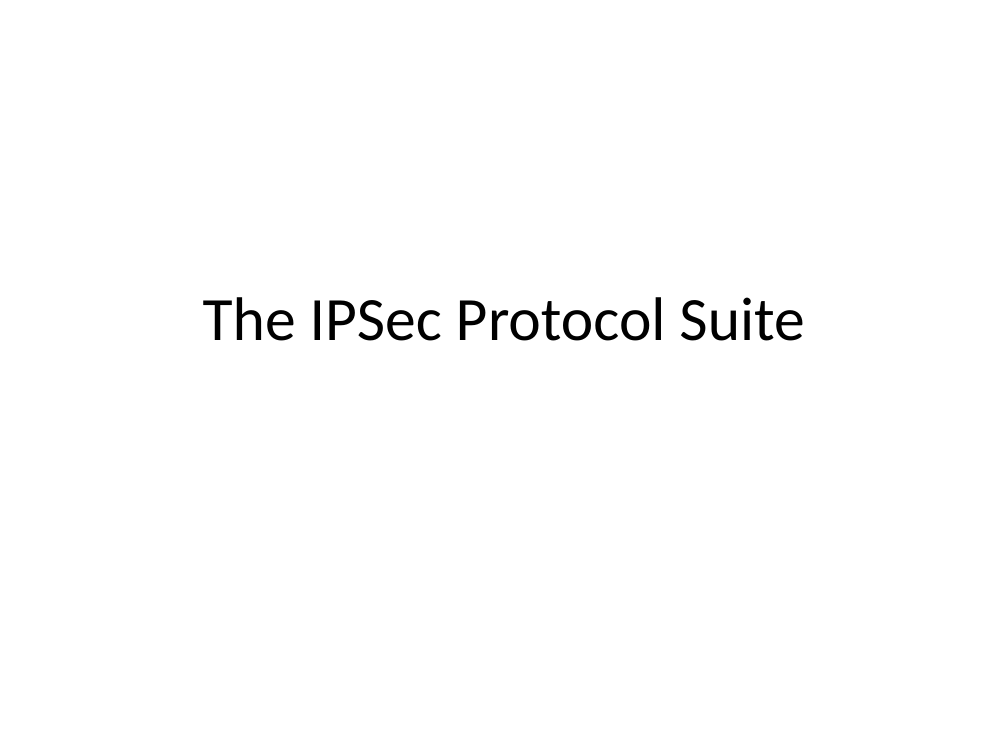
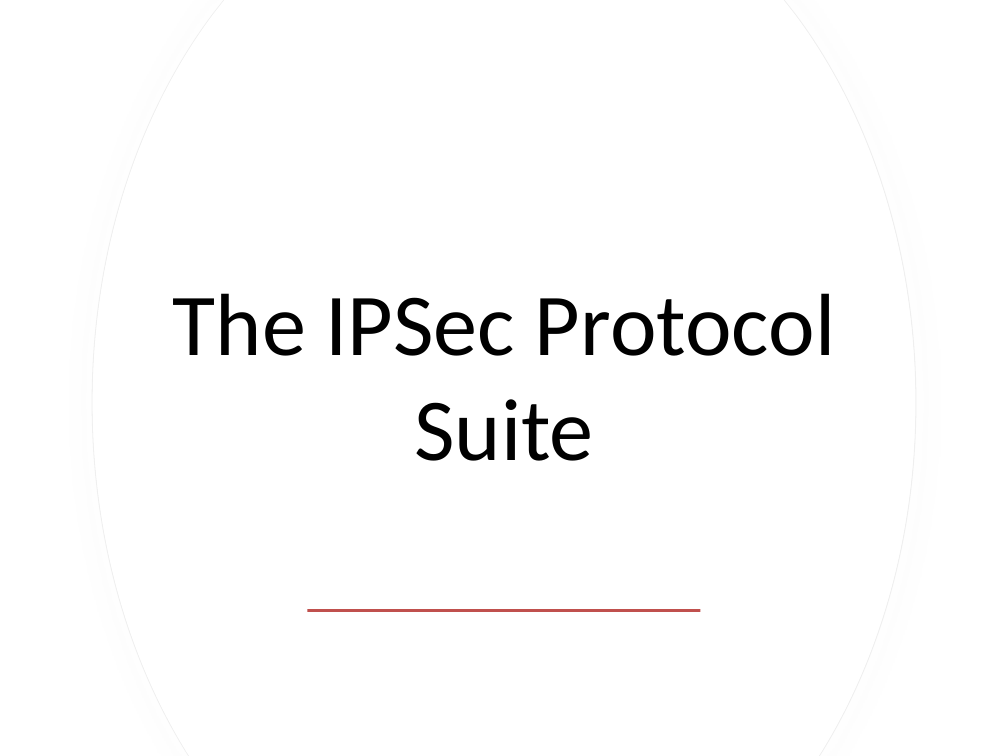
Before and after one commit to DeMaCS-UNICAL/NetworkSecurity, a slide deck: slide 1 of slides/ipsec.pptx. Drawn at 1008x756 pixels with LibreOffice and Linux fonts; fonts in the diff are those of the drawing. Boxes give left, top, right and bottom in pixels: in the first picture for what was removed or moved away, otherwise in the second. Text is boxed around its words. In the diff, an @@ line names an element or a change of style, - is before the commit and + after.

```diff
--- a/slides/ipsec.pptx
+++ b/slides/ipsec.pptx
@@ freeform shape added at (x1=92, y1=0, x2=915, y2=756), fill #FFFFFF, outline #EFEFEF 0.75 pt @@
@@ freeform shape added at (x1=93, y1=0, x2=915, y2=756), fill #FFFFFF @@
@@ title "The IPSec Protocol Suite" moved from (x1=203, y1=297, x2=804, y2=341) to (x1=173, y1=293, x2=835, y2=461) @@
@@ title "The IPSec Protocol Suite" at (x1=173, y1=293, x2=835, y2=461): size 44 to 63 pt @@
@@ rectangle added at (x1=307, y1=609, x2=701, y2=612), fill #C0504D @@
```
Also in this commit, not shown: 3 other slides changed, 2 other files.
